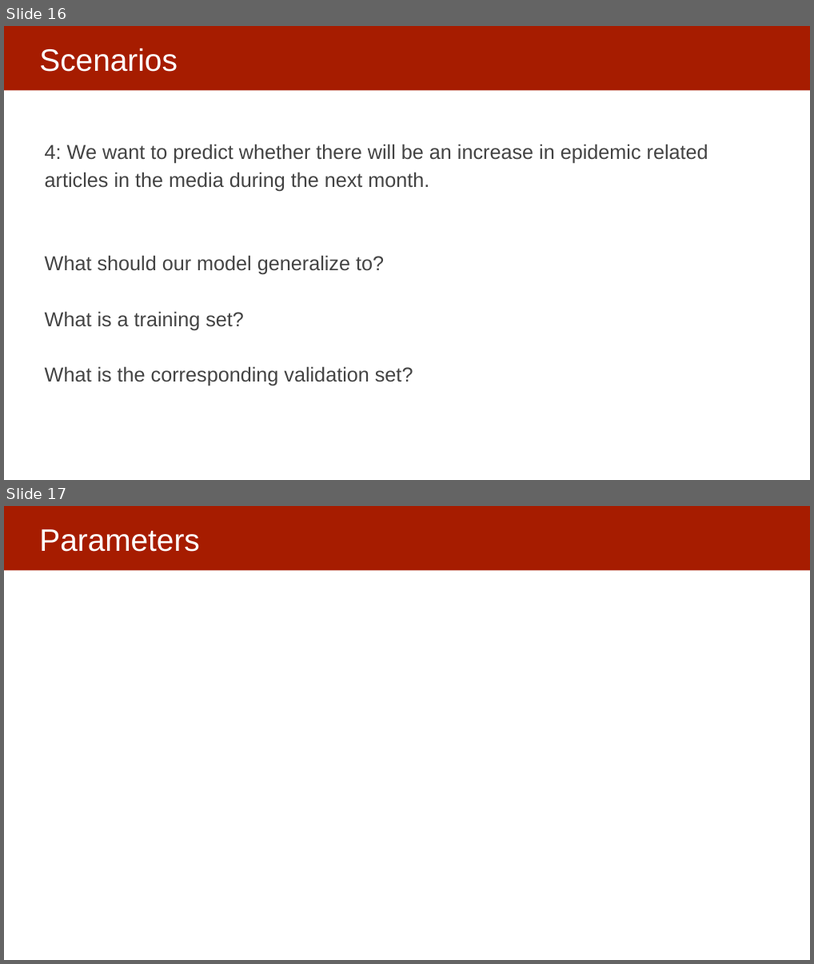
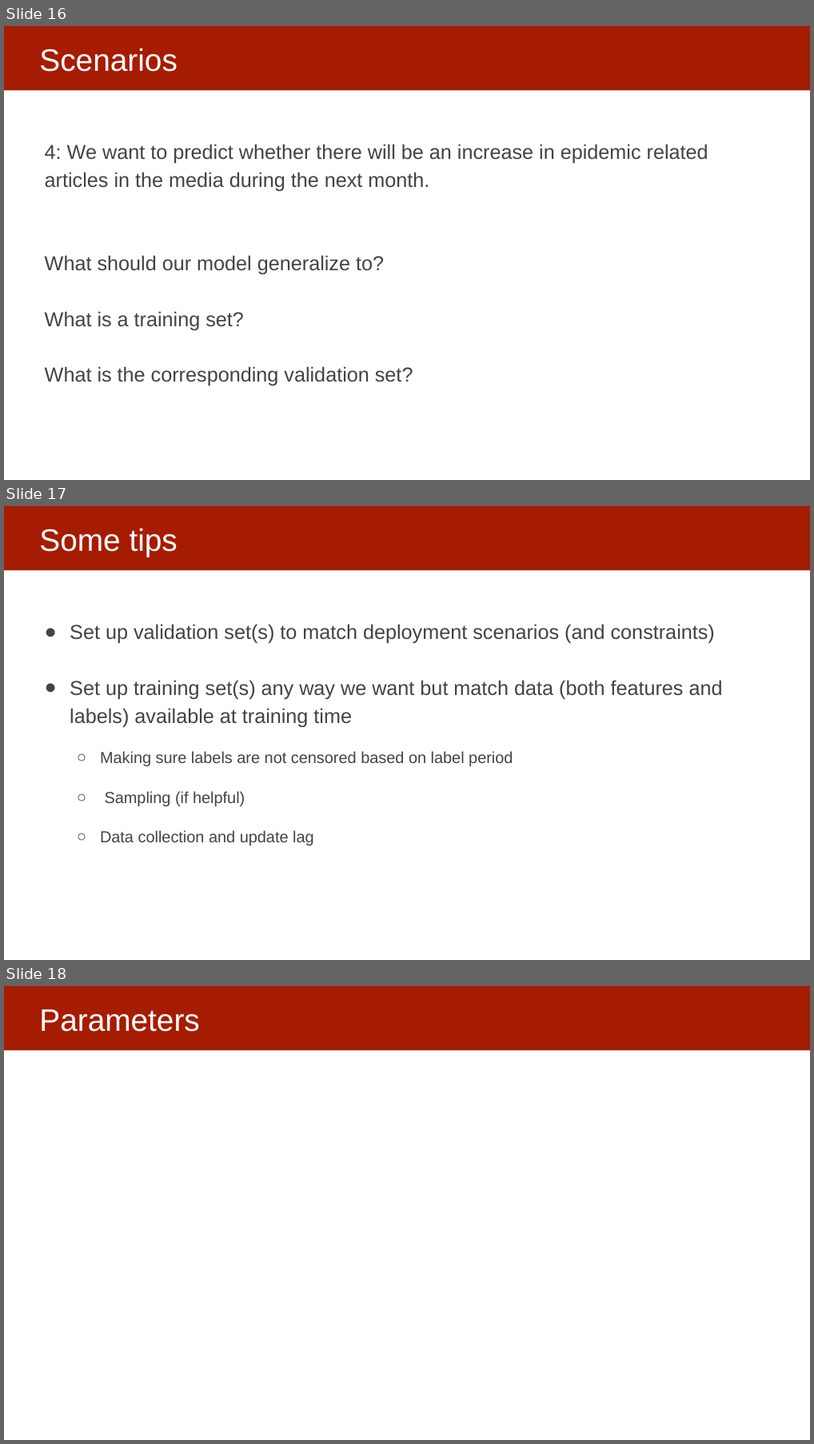
Before and after one commit to dssg/mlforpublicpolicylab, a slide deck: 06 - Performance and Evaluation Pt 2/Model Selection and Validation - Part II.pptx. Shown one above the other, each under a label of ours: slides 16 and 17 before the commit, slides 16, 17 and 18 after it. The pictures are 814x964 and 814x1444 pixels, drawn with LibreOffice and Linux fonts; fonts in the diff are those of the drawing. Boxes give left, top, right and bottom in pixels: in the first picture for what was removed or moved away, otherwise in the second. Text is boxed around its words. In the diff, an @@ line names an element or a change of style, - is before the commit and + after.

Commit message:
updated model selection

```diff
--- a/06 - Performance and Evaluation Pt 2/Model Selection and Validation - Part II.pptx
+++ b/06 - Performance and Evaluation Pt 2/Model Selection and Validation - Part II.pptx
@@ slide 17 added at (x1=4, y1=506, x2=810, y2=960), background #FFFFFF; not listed: 1 template element that a slide beside it also shows @@
@@ title added at (x1=39, y1=528, x2=178, y2=556), 37 pt, text #FFFFFF @@
+Some tips
@@ text added at (x1=70, y1=624, x2=723, y2=845), 24 pt, text #434343 @@
+● Set up validation set(s) to match deployment scenarios (and constraints)
+● Set up training set(s) any way we want but match data (both features and labels) available at training time
+  ○ Making sure labels are not censored based on label period
+  ○ Sampling (if helpful)
+  ○ Data collection and update lag
@@ what was slide 17 is now slide 18 @@
```
